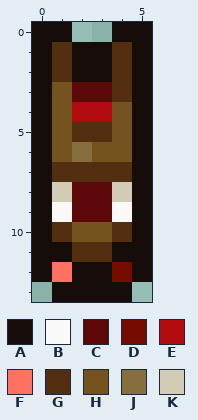
Two states of a pixel-art sprite, Content/Items/Placeable/Banners/VampireMinerBanner.png. Above: the version before the commit.
The file is 12x28 pixels, drawn in blocks of 2x2; one block is one cell here.
Palette (. is transparent): A #160c0a  B #f9f9f9  C #5d0909  D #760c00  E #b30c10  F #ff7263  G #532e11  H #74531e  J #866e3e  K #d2ccb6
Pixels before, first column x 0:
 0 AA..AA
 1 AGAAGA
 2 AGAAGA
 3 AHCCGA
 4 AHEEHA
 5 AHGGHA
 6 AHJHHA
 7 AGGGGA
 8 AKCCKA
 9 ABCCBA
10 AGHHGA
11 AAGGAA
12 AFAADA
13 .AAAA.
Once edited:
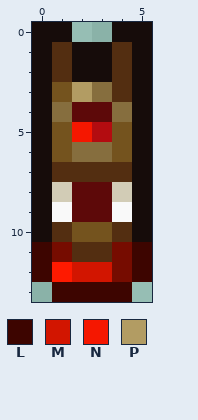
Colours new in this view: L #3d0500  M #d21500  N #f51700  P #b29c63
What changed:
{"colour":"F","old":"#ff7263","new":"#fe1a00"}
{"y":3,"x":2,"old":"CC","new":"PJ"}
{"y":4,"x":1,"old":"HEEH","new":"JCCJ"}
{"y":5,"x":2,"old":"GG","new":"NE"}
{"y":6,"x":3,"old":"H","new":"J"}
{"y":11,"x":0,"old":"AA","new":"LD"}
{"y":11,"x":4,"old":"AA","new":"DL"}
{"y":12,"x":0,"old":"A","new":"L"}
{"y":12,"x":2,"old":"AA","new":"MM"}
{"y":12,"x":5,"old":"A","new":"L"}
{"y":13,"x":1,"old":"AAAA","new":"LLLL"}
